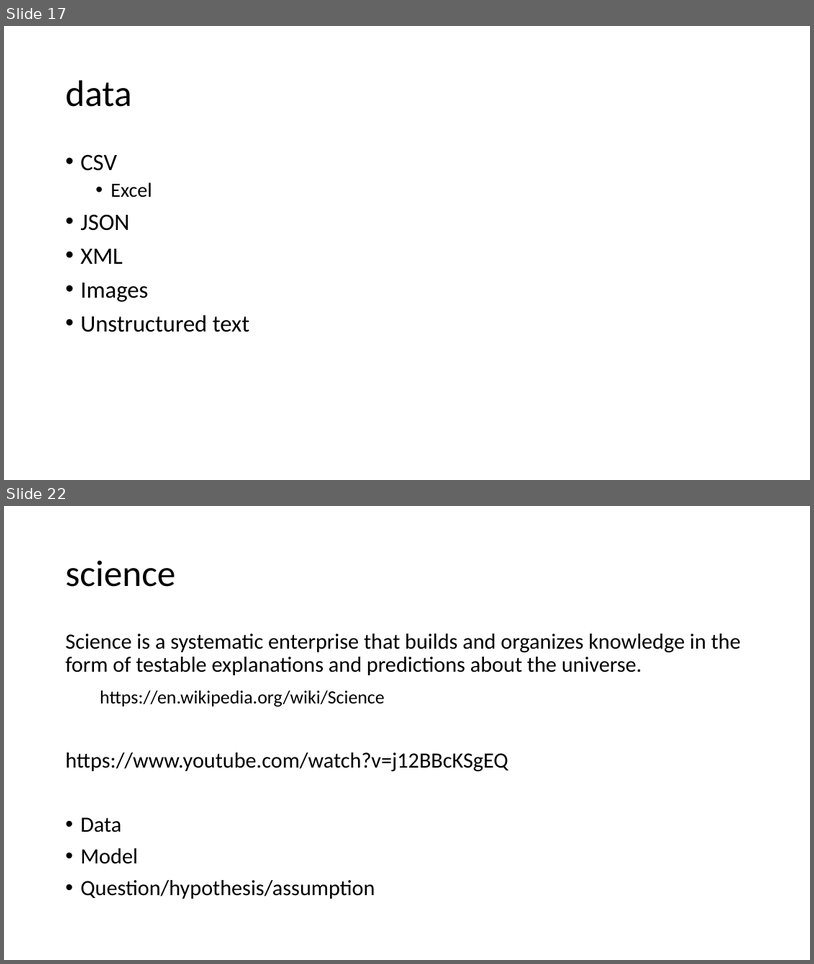
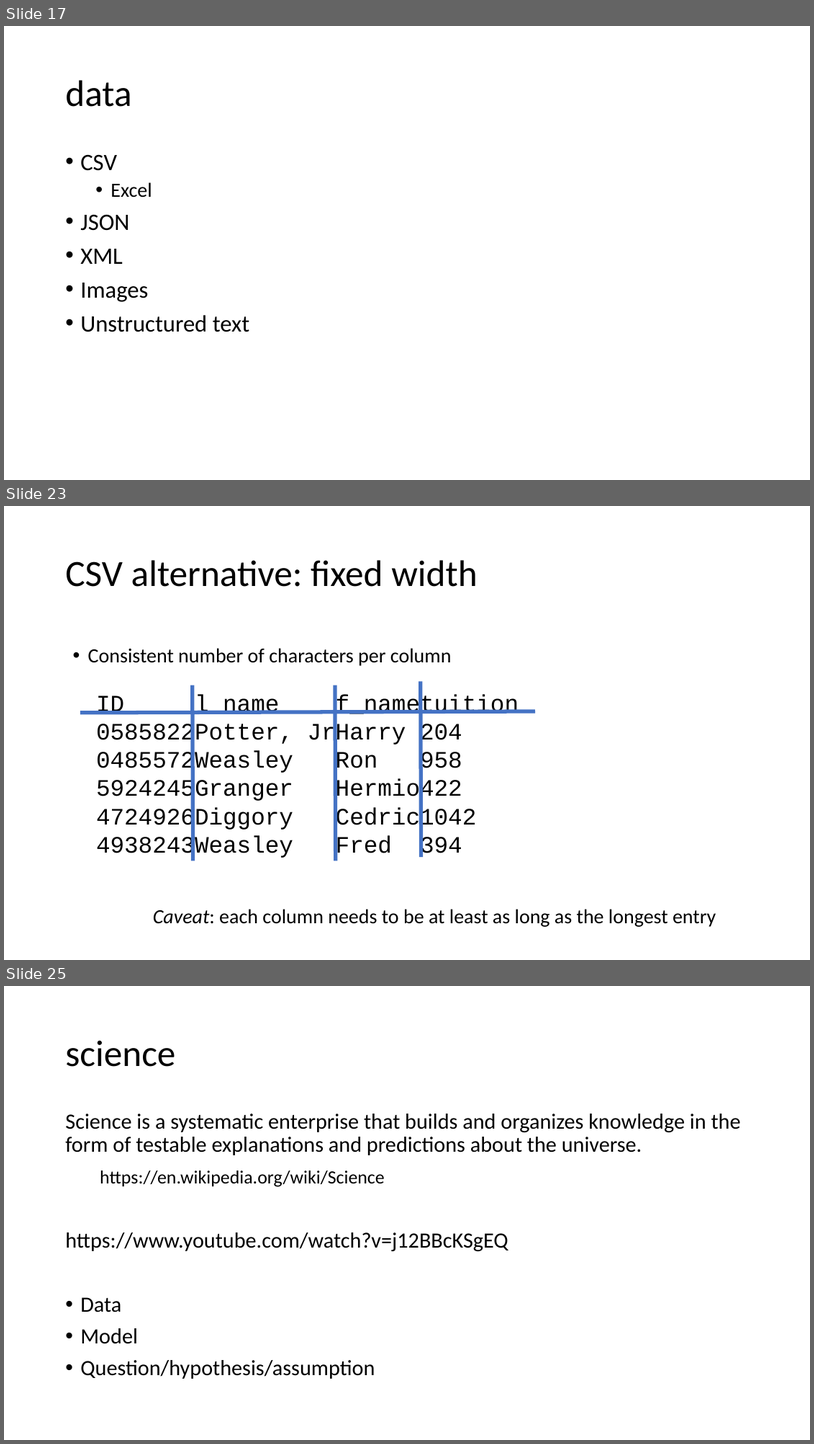
Before and after one commit to umbcdata601/fall2018, a slide deck: class_notes_1.pptx. Shown one above the other, each under a label of ours: slides 17 and 22 before the commit, slides 17, 23 and 25 after it; the slides between them are not shown. The pictures are 814x964 and 814x1444 pixels, drawn with LibreOffice and Linux fonts; fonts in the diff are those of the drawing. Boxes give left, top, right and bottom in pixels: in the first picture for what was removed or moved away, otherwise in the second. Text is boxed around its words. In the diff, an @@ line names an element or a change of style, - is before the commit and + after.

```diff
--- a/class_notes_1.pptx
+++ b/class_notes_1.pptx
@@ slide 23 added at [4, 506, 810, 960], background #FFFFFF @@
@@ title added at [65, 560, 478, 587], 44 pt, text #000000 @@
+CSV alternative: fixed width
@@ text added at [88, 648, 452, 666], 24 pt, text #000000 @@
+  • Consistent number of characters per column
@@ text added at [96, 694, 519, 859], 28 pt, text #000000 @@
+ID l_name f_nametuition
+0585822Potter, JrHarry 204
+0485572Weasley Ron 958
+5924245Granger Hermio422
+4724926Diggory Cedric1042
+4938243Weasley Fred 394
@@ line added from (193, 685) to (193, 860), #4472C4 4.5 pt @@
@@ line added from (335, 685) to (335, 860), #4472C4 4.5 pt @@
@@ line added from (421, 682) to (422, 857), #4472C4 4.5 pt @@
@@ line added from (80, 713) to (536, 711), #4472C4 4.5 pt @@
@@ text added at [153, 908, 716, 926], 24 pt, text #000000 @@
+Caveat: each column needs to be at least as long as the longest entry
@@ what was slide 22 is now slide 25 @@
```
Also in this commit, not shown: 6 slides changed, 3 other slides added, 1 other file.
